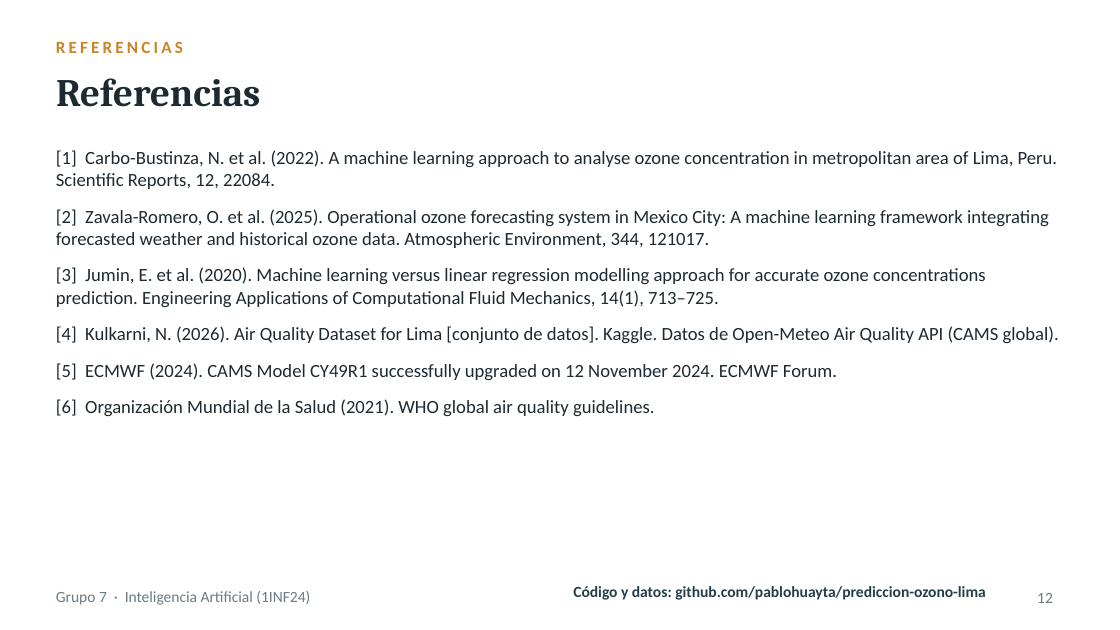
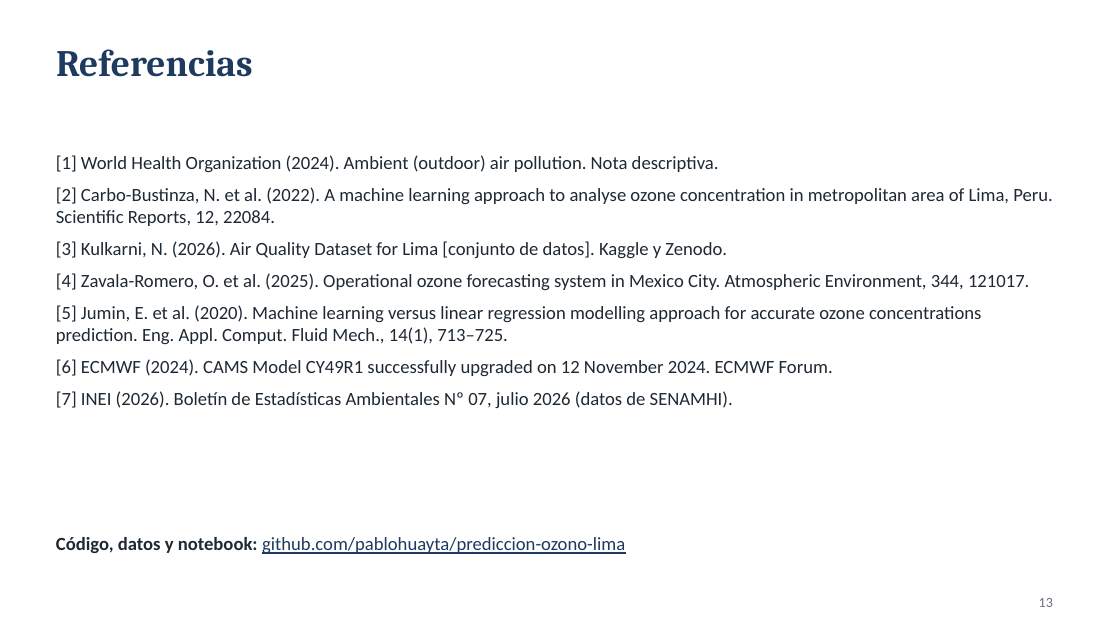
Before and after one commit to pablohuayta/prediccion-ozono-lima, a slide deck: slide 13 of Grupo7-TA-Exposicion.pptx (slide 12 before the commit). Drawn at 1120x630 pixels with LibreOffice and Linux fonts; fonts in the diff are those of the drawing. Boxes give left, top, right and bottom in pixels: in the first picture for what was removed or moved away, otherwise in the second. Text is boxed around its words. In the diff, an @@ line names an element or a change of style, - is before the commit and + after.

```diff
--- a/Grupo7-TA-Exposicion.pptx
+++ b/Grupo7-TA-Exposicion.pptx
@@ title "Referencias": place and size @@
-title "Referencias" at [56, 78, 260, 107]
+title "Referencias" at [56, 49, 253, 77]
@@ title "Referencias" at [56, 49, 253, 77]: size 25 to 24 pt, text colour #1E2A32 to #1E3A5F @@
@@ text removed at [56, 41, 183, 53] @@
-REFERENCIAS
@@ text at [56, 155, 1052, 408]: text changed; text colour #1E2A32 to #1F2933 @@
-[1] Carbo-Bustinza, N. et al. (2022). A machine learning approach to analyse ozone concentration in metropolitan area of Lima, Peru. Scientific Reports, 12, 22084.
-[2] Zavala-Romero, O. et al. (2025). Operational ozone forecasting system in Mexico City: A machine learning framework integrating forecasted weather and historical ozone data. Atmospheric Environment, 344, 121017.
-[3] Jumin, E. et al. (2020). Machine learning versus linear regression modelling approach for accurate ozone concentrations prediction. Engineering Applications of Computational Fluid Mechanics, 14(1), 713–725.
-[4] Kulkarni, N. (2026). Air Quality Dataset for Lima [conjunto de datos]. Kaggle. Datos de Open-Meteo Air Quality API (CAMS global).
-[5] ECMWF (2024). CAMS Model CY49R1 successfully upgraded on 12 November 2024. ECMWF Forum.
-[6] Organización Mundial de la Salud (2021). WHO global air quality guidelines.
+[1] World Health Organization (2024). Ambient (outdoor) air pollution. Nota descriptiva.
+[2] Carbo-Bustinza, N. et al. (2022). A machine learning approach to analyse ozone concentration in metropolitan area of Lima, Peru. Scientific Reports, 12, 22084.
+[3] Kulkarni, N. (2026). Air Quality Dataset for Lima [conjunto de datos]. Kaggle y Zenodo.
+[4] Zavala-Romero, O. et al. (2025). Operational ozone forecasting system in Mexico City. Atmospheric Environment, 344, 121017.
+[5] Jumin, E. et al. (2020). Machine learning versus linear regression modelling approach for accurate ozone concentrations prediction. Eng. Appl. Comput. Fluid Mech., 14(1), 713–725.
+[6] ECMWF (2024). CAMS Model CY49R1 successfully upgraded on 12 November 2024. ECMWF Forum.
+[7] INEI (2026). Boletín de Estadísticas Ambientales Nº 07, julio 2026 (datos de SENAMHI).
@@ text at [56, 537, 625, 554]: text changed; size 10 to 12 pt; text colour #23404A to #1E3A5F; bold off @@
-Código y datos: github.com/pablohuayta/prediccion-ozono-lima
+Código, datos y notebook: github.com/pablohuayta/prediccion-ozono-lima
@@ text removed at [56, 591, 310, 605] @@
-Grupo 7 · Inteligencia Artificial (1INF24)
@@ page number removed at [1037, 593, 1053, 603] @@
-12
@@ page number added at [1039, 598, 1053, 607], 9 pt, text #6B7280 @@
+13
```
Also in this commit, not shown: 7 other slides changed, 5 slides added, 4 slides removed.
